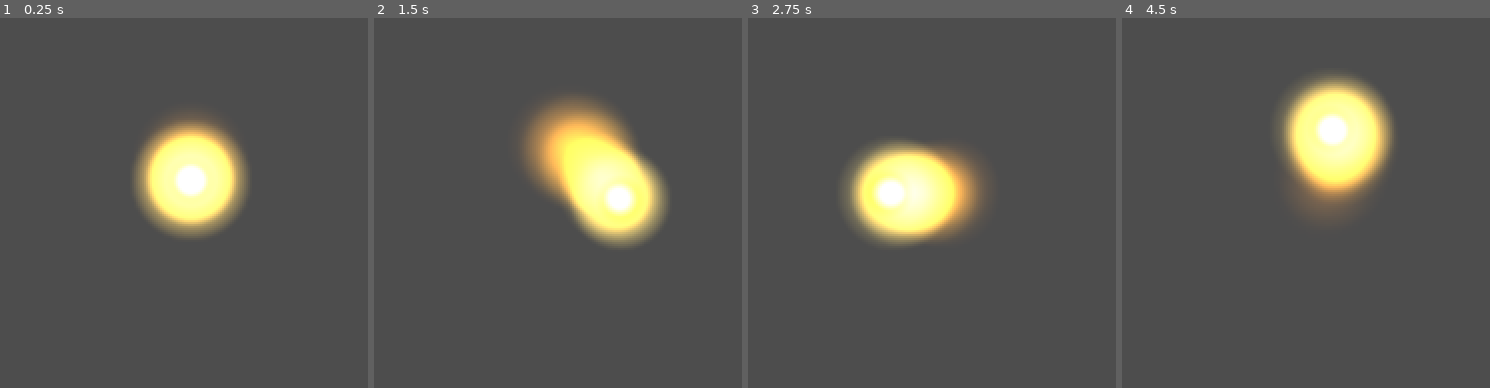
Above: before the commit, frames 1-4 (left to right).
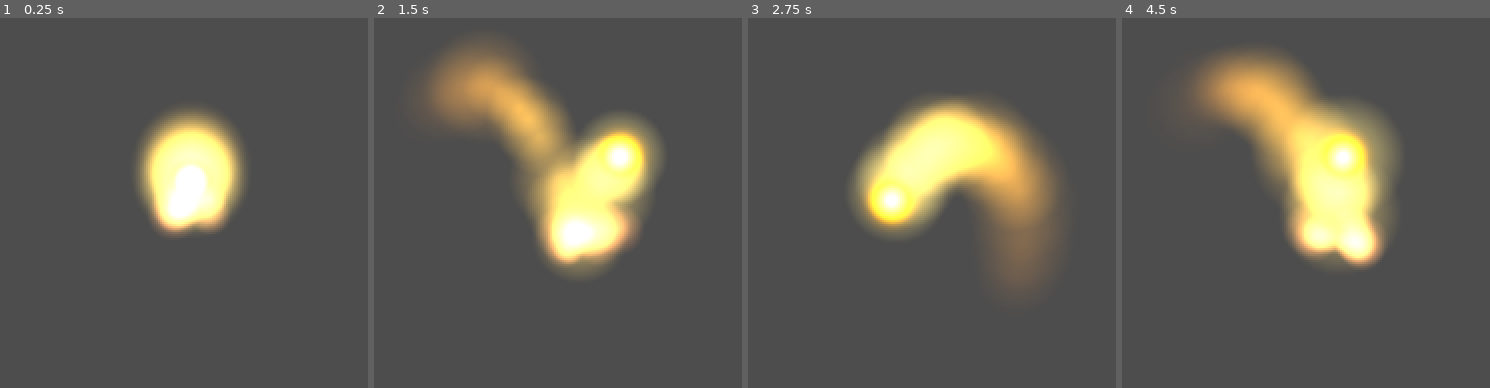
Above: after the commit, the same moments.

Repository: Ito-x/Zell
Game: Godot game, scene res://scenes/world/LesYeux.tscn
The game is run twice, just before and just after one commit, with the same random seed, the same clock (stepped at 60 frames per second) and the same inputs.
Inputs:
- Up to frame 1 (0.25 s): no input
- Up to frame 2 (1.5 s): hold D (move_right) from 0.53 s (still down); tap Space (jump) at 0.6, 0.77, 1.07, 1.35 s
- Up to frame 3 (2.75 s): tap Space (jump) at 1.52, 1.82, 2.1 s; release D (move_right) at 2.03 s; hold A (move_left) from 2.03 s (still down)
- Up to frame 4 (4.5 s): release A (move_left) at 2.78 s; hold D (move_right) 2.78-4.28 s; tap Space (jump) at 2.85, 3.02, 3.32, 3.6, 3.77, 4.07, 4.35 s; hold A (move_left) from 4.28 s (still down)

The runs differ from the first frame. In frame 1, 3.8% of the frame differs, in the area x 38-66%, y 25-59%; in frame 2, 19%; in frame 3, 18%; in frame 4, 19%, in the area x 17-75%, y 9-68%.

Commit message:
feat(player): air control, particules trail/landing, sons saut/atterrissage
- Air control réduit en l'air (0.65×) pour feel entre Mario et Hollow Knight
- Trail de particules à la marche
- LandBurst à l'atterrissage
- Sons Jump.wav et Atterrissage.wav branchés
- Jump coupé à 0.25s pour éliminer un clic en fin de fichier

Diff:
--- a/scenes/player/Player.gd
+++ b/scenes/player/Player.gd
@@ -11,6 +11,9 @@
 
 const COYOTE_TIME         := 0.12     # Secondes de grâce après le bord d'une plateforme
 const JUMP_BUFFER_TIME    := 0.10     # Secondes pendant lesquelles le saut est mémorisé
+const AIR_CONTROL_MULT    := 0.65     # Accélération en l'air = AIR_CONTROL_MULT × accélération au sol (entre Mario et Hollow Knight)
+
+const JUMP_SOUND_DURATION := 0.25     # Durée max du son de saut (coupe le clic en fin de .wav)
 
 # ---- Variables internes ----
 var coyote_timer      := 0.0
@@ -42,6 +45,12 @@
 		coyote_timer = 0.0
 	else:
 		coyote_timer = maxf(coyote_timer - delta, 0.0)
+
+	# Détection d'atterrissage : on était en l'air, on touche le sol
+	if not was_on_floor and is_on_floor():
+		$LandBurst.restart()
+		$LandSound.play()
+
 	was_on_floor = is_on_floor()
 
 
@@ -60,6 +69,13 @@
 		velocity.y    = JUMP_VELOCITY
 		coyote_timer  = 0.0
 		jump_buffer_timer = 0.0
+		_play_jump_sound()
+
+
+func _play_jump_sound() -> void:
+	$JumpSound.play()
+	await get_tree().create_timer(JUMP_SOUND_DURATION).timeout
+	$JumpSound.stop()
 
 	# Saut court : si on relâche pendant la montée, on coupe l'élan
 	if Input.is_action_just_released("jump") and velocity.y < 0.0:
@@ -67,11 +83,16 @@
 
 
 func _process_horizontal(delta: float) -> void:
+	# En l'air : accélération et friction réduites (contrôle moins direct qu'au sol)
+	var control_mult := 1.0 if is_on_floor() else AIR_CONTROL_MULT
 	var direction := Input.get_axis("move_left", "move_right")
 	if direction != 0.0:
-		velocity.x = move_toward(velocity.x, direction * SPEED, ACCELERATION * delta)
+		velocity.x = move_toward(velocity.x, direction * SPEED, ACCELERATION * control_mult * delta)
 		# Retourne le sprite selon la direction du mouvement
 		$ZellVisual.scale.x = sign(direction)
 	else:
-		# Friction : ralentissement progressif jusqu'à l'arrêt
-		velocity.x = move_toward(velocity.x, 0.0, FRICTION * delta)
+		# Friction : ralentissement progressif jusqu'à l'arrêt (réduite en l'air)
+		velocity.x = move_toward(velocity.x, 0.0, FRICTION * control_mult * delta)
+
+	# Trainée de marche : uniquement au sol, quand on bouge réellement
+	$ZellVisual/Trail.emitting = is_on_floor() and absf(velocity.x) > 20.0
--- a/scenes/player/Player.tscn
+++ b/scenes/player/Player.tscn
@@ -1,6 +1,8 @@
-[gd_scene load_steps=11 format=3]
+[gd_scene load_steps=19 format=3]
 
 [ext_resource type="Script" path="res://scenes/player/Player.gd" id="1_player"]
+[ext_resource type="AudioStream" path="res://assets/audio/player/Jump.wav" id="2_jump"]
+[ext_resource type="AudioStream" path="res://assets/audio/player/Atterrissage.wav" id="3_land"]
 
 [sub_resource type="CircleShape2D" id="CircleShape2D_player"]
 radius = 14.0
@@ -50,6 +52,48 @@
 scale_max = 3.0
 color_ramp = SubResource("GradientTexture1D_aura")
 
+[sub_resource type="Gradient" id="Gradient_trail"]
+offsets = PackedFloat32Array(0.0, 0.4, 1.0)
+colors = PackedColorArray(1.0, 0.95, 0.65, 0.55, 1.0, 0.78, 0.20, 0.3, 0.6, 0.30, 0.05, 0.0)
+
+[sub_resource type="GradientTexture1D" id="GradientTexture1D_trail"]
+gradient = SubResource("Gradient_trail")
+width = 128
+
+[sub_resource type="ParticleProcessMaterial" id="PPM_trail"]
+emission_shape = 0
+direction = Vector3(-1, 0, 0)
+spread = 18.0
+gravity = Vector3(0, 0, 0)
+initial_velocity_min = 25.0
+initial_velocity_max = 55.0
+scale_min = 0.6
+scale_max = 1.2
+color_ramp = SubResource("GradientTexture1D_trail")
+
+[sub_resource type="Gradient" id="Gradient_land"]
+offsets = PackedFloat32Array(0.0, 0.5, 1.0)
+colors = PackedColorArray(0.85, 0.55, 0.28, 0.90, 0.65, 0.30, 0.10, 0.55, 0.32, 0.13, 0.04, 0.0)
+
+[sub_resource type="GradientTexture1D" id="GradientTexture1D_land"]
+gradient = SubResource("Gradient_land")
+width = 128
+
+[sub_resource type="ParticleProcessMaterial" id="PPM_land"]
+emission_shape = 3
+emission_ring_axis = Vector3(0, 0, 1)
+emission_ring_radius = 8.0
+emission_ring_inner_radius = 3.0
+emission_ring_height = 0.0
+direction = Vector3(0, -0.3, 0)
+spread = 110.0
+gravity = Vector3(0, 260, 0)
+initial_velocity_min = 90.0
+initial_velocity_max = 170.0
+scale_min = 0.5
+scale_max = 1.3
+color_ramp = SubResource("GradientTexture1D_land")
+
 [node name="Player" type="CharacterBody2D"]
 script = ExtResource("1_player")
 
@@ -62,10 +106,33 @@
 [node name="Aura" type="GPUParticles2D" parent="ZellVisual"]
 material = SubResource("CanvasItemMaterial_add")
 amount = 16
-lifetime = 0.25
+lifetime = 0.7
 randomness = 0.3
 local_coords = false
 process_material = SubResource("PPM_aura")
+texture = SubResource("GradientTexture2D_soft")
+
+[node name="Trail" type="GPUParticles2D" parent="ZellVisual"]
+material = SubResource("CanvasItemMaterial_add")
+emitting = false
+amount = 7
+lifetime = 0.3
+randomness = 0.4
+local_coords = false
+process_material = SubResource("PPM_trail")
+texture = SubResource("GradientTexture2D_soft")
+
+[node name="LandBurst" type="GPUParticles2D" parent="."]
+position = Vector2(0, 18)
+z_index = 1
+material = SubResource("CanvasItemMaterial_add")
+emitting = false
+one_shot = true
+explosiveness = 1.0
+amount = 14
+lifetime = 0.45
+local_coords = false
+process_material = SubResource("PPM_land")
 texture = SubResource("GradientTexture2D_soft")
 
 [node name="CollisionShape2D" type="CollisionShape2D" parent="."]
@@ -74,3 +141,10 @@
 [node name="Camera2D" type="Camera2D" parent="."]
 position_smoothing_enabled = true
 position_smoothing_speed = 5.0
+
+[node name="JumpSound" type="AudioStreamPlayer2D" parent="."]
+stream = ExtResource("2_jump")
+volume_db = -6.0
+
+[node name="LandSound" type="AudioStreamPlayer2D" parent="."]
+stream = ExtResource("3_land")
--- a/test.tscn
+++ b/test.tscn
@@ -3,7 +3,7 @@
 [ext_resource type="PackedScene" path="res://scenes/player/Player.tscn" id="1_37kl0"]
 
 [sub_resource type="RectangleShape2D" id="RectangleShape2D_floor"]
-size = Vector2(800, 20)
+size = Vector2(1668, 20)
 
 [node name="test" type="Node2D" unique_id=1174418191]
 
@@ -14,4 +14,5 @@
 position = Vector2(0, 100)
 
 [node name="CollisionShape2D" type="CollisionShape2D" parent="Floor" unique_id=1430694486]
+position = Vector2(434, 0)
 shape = SubResource("RectangleShape2D_floor")
Not shown, added: assets/audio/player/Atterrissage.wav
Not shown, added: assets/audio/player/Jump.wav
